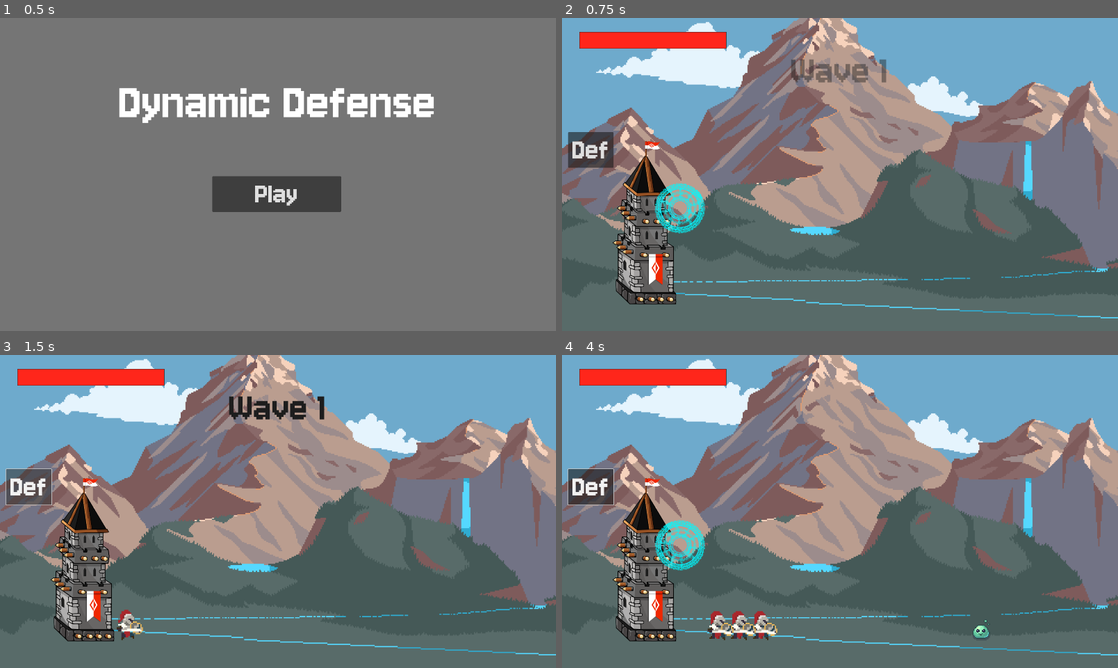
Above: before the commit, frames 1-4 (two rows, left to right).
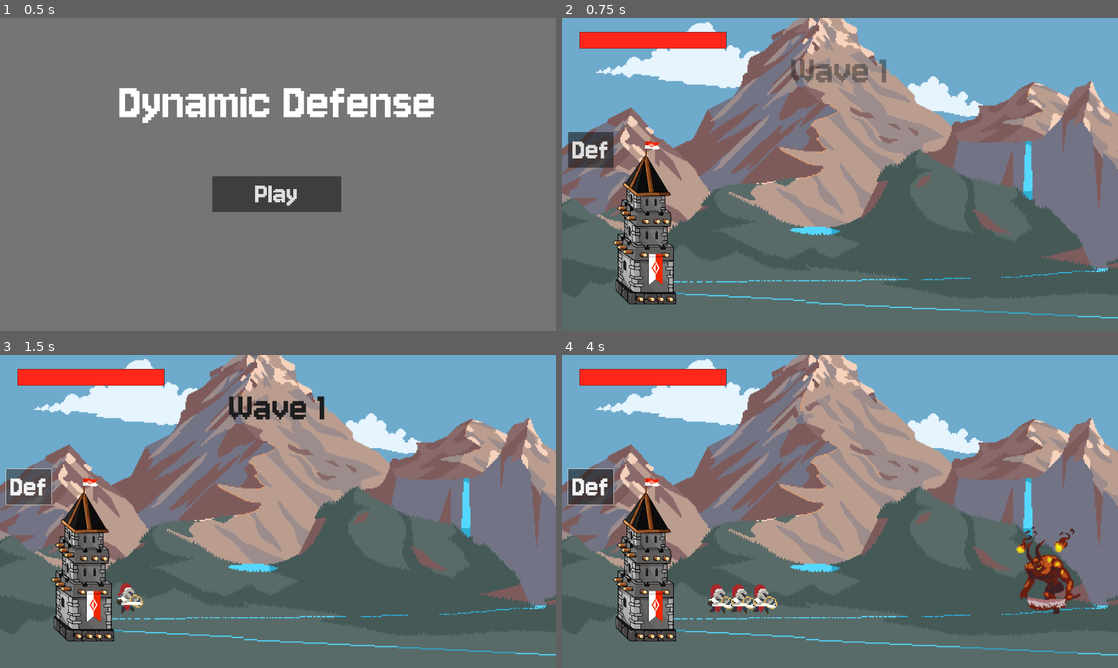
Above: after the commit, the same moments.

Repository: AlexandreBasei/dynamic_defense
Game: Godot game, scene res://scenes/main.tscn
Two runs of this game, one before a commit and one after it. Both use one fixed random seed, a clock stepped at 60 frames per second and the inputs below.
Inputs (mouse positions are in pixels of both pictures, inside the frame that each line leads up to):
- Up to frame 1 (0.5 s): no input
- Up to frame 2 (0.75 s): click "Play" at 0.5 s
- Up to frame 3 (1.5 s): click "Def" at 1.25 s
- Up to frame 4 (4 s): click "Def" at 2 s; click "Def" at 2.75 s; move the mouse to (962, 495) at 3.52 s; right-click (962, 495) at 3.6 s; click (962, 495) at 3.67 s

Frame 1 is identical in both runs. In frame 2, 0.9% of the frame differs, in the area x 16-26%, y 52-69%; in frame 3, 0.5%; in frame 4, 3.9%, in the area x 16-94%, y 52-92%.

Commit message:
Boss wave & wave rework

Diff:
--- a/project.godot
+++ b/project.godot
@@ -31,7 +31,8 @@
 
 parry={
 "deadzone": 0.2,
-"events": [Object(InputEventMouseButton,"resource_local_to_s …(202 unchanged characters)… ctor2(0, 0),"factor":1.0,"button_index":1,"canceled":false,"pressed":false,"double_click":false,"script":null)
+"events": [Object(InputEventMouseButton,"resource_local_to_s …(202 unchanged characters)… ctor2(0, 0),"factor":1.0,"button_index":2,"canceled":false,"pressed":false,"double_click":false,"script":null)
 , Object(InputEventJoypadButton,"resource_local_to_scene":false,"resource_name":"","device":-1,"button_index":0,"pressure":0.0,"pressed":false,"script":null)
+, Object(InputEventKey,"resource_local_to_scene":false,"resource_name":"","device":-1,"window_id":0,"alt_pressed":false,"shift_pressed":false,"ctrl_pressed":false,"meta_pressed":false,"pressed":false,"keycode":0,"physical_keycode":32,"key_label":0,"unicode":32,"location":0,"echo":false,"script":null)
 ]
 }
--- /dev/null
+++ b/scenes/bosses/boss.gd
@@ -0,0 +1,21 @@
+extends Mob
+
+# Called when the node enters the scene tree for the first time.
+func _ready() -> void:
+	pass # Replace with function body.
+
+func attack() :
+	$BossAnims.play("attack")
+
+# Called every frame. 'delta' is the elapsed time since the previous frame.
+func _process(delta: float) -> void:
+	super._process(delta)
+	if(!isBlocked):
+		$BossAnims.play("walk")
+
+func _on_boss_anims_animation_finished() -> void:
+	$BossAnims.play("idle")
+
+
+func _on_block_area_area_entered(area: Area2D) -> void:
+	super._on_area_2d_area_entered(area)
--- /dev/null
+++ b/scenes/bosses/boss_1.tscn
@@ -0,0 +1,304 @@
+[gd_scene load_steps=65 format=3 uid="uid://ceildqimfimkg"]
+
+[ext_resource type="Script" uid="uid://dndqp3qkthjvg" path="res://scenes/bosses/boss.gd" id="1_53s3b"]
+[ext_resource type="Texture2D" uid="uid://d1golnalem8tg" path="res://art/Bosses/boss_demon_slime_FREE_v1.0/individual sprites/03_demon_cleave/demon_cleave_1.png" id="2_58v12"]
+[ext_resource type="Texture2D" uid="uid://dmt228xpsk6du" path="res://art/Bosses/boss_demon_slime_FREE_v1.0/individual sprites/03_demon_cleave/demon_cleave_2.png" id="3_hy2ka"]
+[ext_resource type="Texture2D" uid="uid://dqwmie854d8cj" path="res://art/Bosses/boss_demon_slime_FREE_v1.0/individual sprites/03_demon_cleave/demon_cleave_3.png" id="4_d78o4"]
+[ext_resource type="Texture2D" uid="uid://eaqcu78umtl2" path="res://art/Bosses/boss_demon_slime_FREE_v1.0/individual sprites/03_demon_cleave/demon_cleave_4.png" id="5_r7ros"]
+[ext_resource type="Texture2D" uid="uid://csljk8dd5y4l2" path="res://art/Bosses/boss_demon_slime_FREE_v1.0/individual sprites/03_demon_cleave/demon_cleave_5.png" id="6_ffar7"]
+[ext_resource type="Texture2D" uid="uid://c8xsftbvytjr8" path="res://art/Bosses/boss_demon_slime_FREE_v1.0/individual sprites/03_demon_cleave/demon_cleave_6.png" id="7_05j7a"]
+[ext_resource type="Texture2D" uid="uid://1pewoqbbblas" path="res://art/Bosses/boss_demon_slime_FREE_v1.0/individual sprites/03_demon_cleave/demon_cleave_7.png" id="8_bwmtk"]
+[ext_resource type="Texture2D" uid="uid://dt2nrfftsg1fi" path="res://art/Bosses/boss_demon_slime_FREE_v1.0/individual sprites/03_demon_cleave/demon_cleave_8.png" id="9_ll1iu"]
+[ext_resource type="Texture2D" uid="uid://co8dpeux5gwoq" path="res://art/Bosses/boss_demon_slime_FREE_v1.0/individual sprites/03_demon_cleave/demon_cleave_9.png" id="10_rdkjp"]
+[ext_resource type="Texture2D" uid="uid://b5k5gj2ua2gqd" path="res://art/Bosses/boss_demon_slime_FREE_v1.0/individual sprites/03_demon_cleave/demon_cleave_10.png" id="11_atpns"]
+[ext_resource type="Texture2D" uid="uid://dufkx06pxxsu6" path="res://art/Bosses/boss_demon_slime_FREE_v1.0/individual sprites/03_demon_cleave/demon_cleave_11.png" id="12_5nd66"]
+[ext_resource type="Texture2D" uid="uid://55w2ov5s4ivq" path="res://art/Bosses/boss_demon_slime_FREE_v1.0/individual sprites/03_demon_cleave/demon_cleave_12.png" id="13_lw6bi"]
+[ext_resource type="Texture2D" uid="uid://c3gt5itgmur6j" path="res://art/Bosses/boss_demon_slime_FREE_v1.0/individual sprites/03_demon_cleave/demon_cleave_13.png" id="14_ovhyf"]
+[ext_resource type="Texture2D" uid="uid://c3plebbmddwcj" path="res://art/Bosses/boss_demon_slime_FREE_v1.0/individual sprites/03_demon_cleave/demon_cleave_14.png" id="15_h8erw"]
+[ext_resource type="Texture2D" uid="uid://djr401b7vec6n" path="res://art/Bosses/boss_demon_slime_FREE_v1.0/individual sprites/03_demon_cleave/demon_cleave_15.png" id="16_ru4fq"]
+[ext_resource type="Texture2D" uid="uid://4aupqaqcl3j7" path="res://art/Bosses/boss_demon_slime_FREE_v1.0/individual sprites/05_demon_death/demon_death_1.png" id="17_e0nqj"]
+[ext_resource type="Texture2D" uid="uid://bm6gcw1n6x6er" path="res://art/Bosses/boss_demon_slime_FREE_v1.0/individual sprites/05_demon_death/demon_death_2.png" id="18_g84v7"]
+[ext_resource type="Texture2D" uid="uid://cnmtk5lyljm3p" path="res://art/Bosses/boss_demon_slime_FREE_v1.0/individual sprites/05_demon_death/demon_death_3.png" id="19_pl4g7"]
+[ext_resource type="Texture2D" uid="uid://d0efvu5qabw2" path="res://art/Bosses/boss_demon_slime_FREE_v1.0/individual sprites/05_demon_death/demon_death_4.png" id="20_hkggp"]
+[ext_resource type="Texture2D" uid="uid://bnp5k5uyyy3ya" path="res://art/Bosses/boss_demon_slime_FREE_v1.0/individual sprites/05_demon_death/demon_death_5.png" id="21_5iiyf"]
+[ext_resource type="Texture2D" uid="uid://ddr7y0v2u4ef5" path="res://art/Bosses/boss_demon_slime_FREE_v1.0/individual sprites/05_demon_death/demon_death_6.png" id="22_yw8r7"]
+[ext_resource type="Texture2D" uid="uid://rrh3m10w374y" path="res://art/Bosses/boss_demon_slime_FREE_v1.0/individual sprites/05_demon_death/demon_death_7.png" id="23_x8uer"]
+[ext_resource type="Texture2D" uid="uid://cvdmm8sfpatcm" path="res://art/Bosses/boss_demon_slime_FREE_v1.0/individual sprites/05_demon_death/demon_death_8.png" id="24_gk7sk"]
+[ext_resource type="Texture2D" uid="uid://ctkr2040nhi3e" path="res://art/Bosses/boss_demon_slime_FREE_v1.0/individual sprites/05_demon_death/demon_death_9.png" id="25_7twyi"]
+[ext_resource type="Texture2D" uid="uid://b2gcu8w40wcox" path="res://art/Bosses/boss_demon_slime_FREE_v1.0/individual sprites/05_demon_death/demon_death_10.png" id="26_er4w3"]
+[ext_resource type="Texture2D" uid="uid://be35aqbqo0evl" path="res://art/Bosses/boss_demon_slime_FREE_v1.0/individual sprites/05_demon_death/demon_death_11.png" id="27_ali4o"]
+[ext_resource type="Texture2D" uid="uid://c8pl37lapqe2f" path="res://art/Bosses/boss_demon_slime_FREE_v1.0/individual sprites/05_demon_death/demon_death_12.png" id="28_xkxpn"]
+[ext_resource type="Texture2D" uid="uid://dgg8k53pxcwpf" path="res://art/Bosses/boss_demon_slime_FREE_v1.0/individual sprites/05_demon_death/demon_death_13.png" id="29_76djq"]
+[ext_resource type="Texture2D" uid="uid://bx5kjlb623fe5" path="res://art/Bosses/boss_demon_slime_FREE_v1.0/individual sprites/05_demon_death/demon_death_14.png" id="30_mor36"]
+[ext_resource type="Texture2D" uid="uid://cjxxhqnuiajgj" path="res://art/Bosses/boss_demon_slime_FREE_v1.0/individual sprites/05_demon_death/demon_death_15.png" id="31_f2l7o"]
+[ext_resource type="Texture2D" uid="uid://v5t7dg4h0ldd" path="res://art/Bosses/boss_demon_slime_FREE_v1.0/individual sprites/05_demon_death/demon_death_16.png" id="32_66fqj"]
+[ext_resource type="Texture2D" uid="uid://dk0v2q452xxcu" path="res://art/Bosses/boss_demon_slime_FREE_v1.0/individual sprites/05_demon_death/demon_death_17.png" id="33_7dyyv"]
+[ext_resource type="Texture2D" uid="uid://cn0qtmkhiicxx" path="res://art/Bosses/boss_demon_slime_FREE_v1.0/individual sprites/05_demon_death/demon_death_18.png" id="34_j8364"]
+[ext_resource type="Texture2D" uid="uid://24ohhbn4xv1b" path="res://art/Bosses/boss_demon_slime_FREE_v1.0/individual sprites/05_demon_death/demon_death_19.png" id="35_u2g6k"]
+[ext_resource type="Texture2D" uid="uid://fthppo5tpajn" path="res://art/Bosses/boss_demon_slime_FREE_v1.0/individual sprites/05_demon_death/demon_death_20.png" id="36_sqm7g"]
+[ext_resource type="Texture2D" uid="uid://cbmh0k0pcmugg" path="res://art/Bosses/boss_demon_slime_FREE_v1.0/individual sprites/05_demon_death/demon_death_21.png" id="37_qt3fa"]
+[ext_resource type="Texture2D" uid="uid://buxxy41kyoykf" path="res://art/Bosses/boss_demon_slime_FREE_v1.0/individual sprites/05_demon_death/demon_death_22.png" id="38_sx86s"]
+[ext_resource type="Texture2D" uid="uid://bki2cpm2lhi0n" path="res://art/Bosses/boss_demon_slime_FREE_v1.0/individual sprites/01_demon_idle/demon_idle_1.png" id="39_t4h3q"]
+[ext_resource type="Texture2D" uid="uid://c0t7et5v3sml8" path="res://art/Bosses/boss_demon_slime_FREE_v1.0/individual sprites/01_demon_idle/demon_idle_2.png" id="40_5ia5t"]
+[ext_resource type="Texture2D" uid="uid://ct7mmqaitrybn" path="res://art/Bosses/boss_demon_slime_FREE_v1.0/individual sprites/01_demon_idle/demon_idle_3.png" id="41_tgsav"]
+[ext_resource type="Texture2D" uid="uid://cn5jddeha2ibu" path="res://art/Bosses/boss_demon_slime_FREE_v1.0/individual sprites/01_demon_idle/demon_idle_4.png" id="42_5qm7f"]
+[ext_resource type="Texture2D" uid="uid://fltu2i5xx842" path="res://art/Bosses/boss_demon_slime_FREE_v1.0/individual sprites/01_demon_idle/demon_idle_5.png" id="43_5tpdr"]
+[ext_resource type="Texture2D" uid="uid://d0dylb7jywqsw" path="res://art/Bosses/boss_demon_slime_FREE_v1.0/individual sprites/01_demon_idle/demon_idle_6.png" id="44_7sg31"]
+[ext_resource type="Texture2D" uid="uid://bacumlbyvsn51" path="res://art/Bosses/boss_demon_slime_FREE_v1.0/individual sprites/04_demon_take_hit/demon_take_hit_1.png" id="45_iv484"]
+[ext_resource type="Texture2D" uid="uid://bt1ghvm1rdoq8" path="res://art/Bosses/boss_demon_slime_FREE_v1.0/individual sprites/04_demon_take_hit/demon_take_hit_2.png" id="46_fyppv"]
+[ext_resource type="Texture2D" uid="uid://i4ox68iktvrn" path="res://art/Bosses/boss_demon_slime_FREE_v1.0/individual sprites/04_demon_take_hit/demon_take_hit_3.png" id="47_agt5h"]
+[ext_resource type="Texture2D" uid="uid://34frn48nhndj" path="res://art/Bosses/boss_demon_slime_FREE_v1.0/individual sprites/04_demon_take_hit/demon_take_hit_4.png" id="48_g1i41"]
+[ext_resource type="Texture2D" uid="uid://becfgj1n8tnpb" path="res://art/Bosses/boss_demon_slime_FREE_v1.0/individual sprites/04_demon_take_hit/demon_take_hit_5.png" id="49_26ngx"]
+[ext_resource type="Texture2D" uid="uid://xlkxukp3de85" path="res://art/Bosses/boss_demon_slime_FREE_v1.0/individual sprites/02_demon_walk/demon_walk_1.png" id="50_1umqx"]
+[ext_resource type="Texture2D" uid="uid://dtwdbugeikqbq" path="res://art/Bosses/boss_demon_slime_FREE_v1.0/individual sprites/02_demon_walk/demon_walk_2.png" id="51_6070n"]
+[ext_resource type="Texture2D" uid="uid://03mpswmq6f7a" path="res://art/Bosses/boss_demon_slime_FREE_v1.0/individual sprites/02_demon_walk/demon_walk_3.png" id="52_cb744"]
+[ext_resource type="Texture2D" uid="uid://cx2q1ivb0dioc" path="res://art/Bosses/boss_demon_slime_FREE_v1.0/individual sprites/02_demon_walk/demon_walk_4.png" id="53_nhkks"]
+[ext_resource type="Texture2D" uid="uid://drh2wsdr262a2" path="res://art/Bosses/boss_demon_slime_FREE_v1.0/individual sprites/02_demon_walk/demon_walk_5.png" id="54_eyexv"]
+[ext_resource type="Texture2D" uid="uid://5884jylosqn7" path="res://art/Bosses/boss_demon_slime_FREE_v1.0/individual sprites/02_demon_walk/demon_walk_6.png" id="55_f2ipc"]
+[ext_resource type="Texture2D" uid="uid://b6u7ftmm54tp3" path="res://art/Bosses/boss_demon_slime_FREE_v1.0/individual sprites/02_demon_walk/demon_walk_7.png" id="56_s16cx"]
+[ext_resource type="Texture2D" uid="uid://beng44qfrqieg" path="res://art/Bosses/boss_demon_slime_FREE_v1.0/individual sprites/02_demon_walk/demon_walk_8.png" id="57_0k815"]
+[ext_resource type="Texture2D" uid="uid://chxub8w6yde8f" path="res://art/Bosses/boss_demon_slime_FREE_v1.0/individual sprites/02_demon_walk/demon_walk_9.png" id="58_tey6o"]
+[ext_resource type="Texture2D" uid="uid://b4uj7jq5jp6xo" path="res://art/Bosses/boss_demon_slime_FREE_v1.0/individual sprites/02_demon_walk/demon_walk_10.png" id="59_bf4ow"]
+[ext_resource type="Texture2D" uid="uid://ccbc7bxhrchdi" path="res://art/Bosses/boss_demon_slime_FREE_v1.0/individual sprites/02_demon_walk/demon_walk_11.png" id="60_mlmbu"]
+[ext_resource type="Texture2D" uid="uid://cylw6m1fcawjh" path="res://art/Bosses/boss_demon_slime_FREE_v1.0/individual sprites/02_demon_walk/demon_walk_12.png" id="61_hh4c3"]
+
+[sub_resource type="SpriteFrames" id="SpriteFrames_f2l1m"]
+animations = [{
+"frames": [{
+"duration": 1.0,
+"texture": ExtResource("2_58v12")
+}, {
+"duration": 1.0,
+"texture": ExtResource("3_hy2ka")
+}, {
+"duration": 1.0,
+"texture": ExtResource("4_d78o4")
+}, {
+"duration": 1.0,
+"texture": ExtResource("5_r7ros")
+}, {
+"duration": 1.0,
+"texture": ExtResource("6_ffar7")
+}, {
+"duration": 1.0,
+"texture": ExtResource("7_05j7a")
+}, {
+"duration": 1.0,
+"texture": ExtResource("8_bwmtk")
+}, {
+"duration": 1.0,
+"texture": ExtResource("9_ll1iu")
+}, {
+"duration": 1.0,
+"texture": ExtResource("10_rdkjp")
+}, {
+"duration": 1.0,
+"texture": ExtResource("11_atpns")
+}, {
+"duration": 1.0,
+"texture": ExtResource("12_5nd66")
+}, {
+"duration": 1.0,
+"texture": ExtResource("13_lw6bi")
+}, {
+"duration": 1.0,
+"texture": ExtResource("14_ovhyf")
+}, {
+"duration": 1.0,
+"texture": ExtResource("15_h8erw")
+}, {
+"duration": 1.0,
+"texture": ExtResource("16_ru4fq")
+}],
+"loop": false,
+"name": &"attack",
+"speed": 10.0
+}, {
+"frames": [{
+"duration": 1.0,
+"texture": ExtResource("17_e0nqj")
+}, {
+"duration": 1.0,
+"texture": ExtResource("18_g84v7")
+}, {
+"duration": 1.0,
+"texture": ExtResource("19_pl4g7")
+}, {
+"duration": 1.0,
+"texture": ExtResource("20_hkggp")
+}, {
+"duration": 1.0,
+"texture": ExtResource("21_5iiyf")
+}, {
+"duration": 1.0,
+"texture": ExtResource("22_yw8r7")
+}, {
+"duration": 1.0,
+"texture": ExtResource("23_x8uer")
+}, {
+"duration": 1.0,
+"texture": ExtResource("24_gk7sk")
+}, {
+"duration": 1.0,
+"texture": ExtResource("25_7twyi")
+}, {
+"duration": 1.0,
+"texture": ExtResource("26_er4w3")
+}, {
+"duration": 1.0,
+"texture": ExtResource("27_ali4o")
+}, {
+"duration": 1.0,
+"texture": ExtResource("28_xkxpn")
+}, {
+"duration": 1.0,
+"texture": ExtResource("29_76djq")
+}, {
+"duration": 1.0,
+"texture": ExtResource("30_mor36")
+}, {
+"duration": 1.0,
+"texture": ExtResource("31_f2l7o")
+}, {
+"duration": 1.0,
+"texture": ExtResource("32_66fqj")
+}, {
+"duration": 1.0,
+"texture": ExtResource("33_7dyyv")
+}, {
+"duration": 1.0,
+"texture": ExtResource("34_j8364")
+}, {
+"duration": 1.0,
+"texture": ExtResource("35_u2g6k")
+}, {
+"duration": 1.0,
+"texture": ExtResource("36_sqm7g")
+}, {
+"duration": 1.0,
+"texture": ExtResource("37_qt3fa")
+}, {
+"duration": 1.0,
+"texture": ExtResource("38_sx86s")
+}],
+"loop": false,
+"name": &"death",
+"speed": 10.0
+}, {
+"frames": [{
+"duration": 1.0,
+"texture": ExtResource("39_t4h3q")
+}, {
+"duration": 1.0,
+"texture": ExtResource("40_5ia5t")
+}, {
+"duration": 1.0,
+"texture": ExtResource("41_tgsav")
+}, {
+"duration": 1.0,
+"texture": ExtResource("42_5qm7f")
+}, {
+"duration": 1.0,
+"texture": ExtResource("43_5tpdr")
+}, {
+"duration": 1.0,
+"texture": ExtResource("44_7sg31")
+}],
+"loop": true,
+"name": &"idle",
+"speed": 5.0
+}, {
+"frames": [{
+"duration": 1.0,
+"texture": ExtResource("45_iv484")
+}, {
+"duration": 1.0,
+"texture": ExtResource("46_fyppv")
+}, {
+"duration": 1.0,
+"texture": ExtResource("47_agt5h")
+}, {
+"duration": 1.0,
+"texture": ExtResource("48_g1i41")
+}, {
+"duration": 1.0,
+"texture": ExtResource("49_26ngx")
+}],
+"loop": false,
+"name": &"take_hit",
+"speed": 10.0
+}, {
+"frames": [{
+"duration": 1.0,
+"texture": ExtResource("50_1umqx")
+}, {
+"duration": 1.0,
+"texture": ExtResource("51_6070n")
+}, {
+"duration": 1.0,
+"texture": ExtResource("52_cb744")
+}, {
+"duration": 1.0,
+"texture": ExtResource("53_nhkks")
+}, {
+"duration": 1.0,
+"texture": ExtResource("54_eyexv")
+}, {
+"duration": 1.0,
+"texture": ExtResource("55_f2ipc")
+}, {
+"duration": 1.0,
+"texture": ExtResource("56_s16cx")
+}, {
+"duration": 1.0,
+"texture": ExtResource("57_0k815")
+}, {
+"duration": 1.0,
+"texture": ExtResource("58_tey6o")
+}, {
+"duration": 1.0,
+"texture": ExtResource("59_bf4ow")
+}, {
+"duration": 1.0,
+"texture": ExtResource("60_mlmbu")
+}, {
+"duration": 1.0,
+"texture": ExtResource("61_hh4c3")
+}],
+"loop": true,
+"name": &"walk",
+"speed": 10.0
+}]
+
+[sub_resource type="RectangleShape2D" id="RectangleShape2D_58v12"]
+size = Vector2(250, 315.5)
+
+[sub_resource type="RectangleShape2D" id="RectangleShape2D_hy2ka"]
+size = Vector2(93, 85)
+
+[node name="Boss1" type="Area2D" groups=["mobs"]]
+script = ExtResource("1_53s3b")
+maxHP = 50
+damages = 50
+speed = 50
+
+[node name="BossAnims" type="AnimatedSprite2D" parent="."]
+position = Vector2(0, -237)
+scale = Vector2(3, 3)
+sprite_frames = SubResource("SpriteFrames_f2l1m")
+animation = &"attack"
+
+[node name="AttackCooldown" type="Timer" parent="."]
+
+[node name="CollisionShape2D" type="CollisionShape2D" parent="."]
+position = Vector2(4, -158.25)
+shape = SubResource("RectangleShape2D_58v12")
+
+[node name="BlockArea" type="Area2D" parent="."]
+
+[node name="CollisionShape2D" type="CollisionShape2D" parent="BlockArea"]
+position = Vector2(-167.5, -42.5)
+shape = SubResource("RectangleShape2D_hy2ka")
+
+[connection signal="animation_finished" from="BossAnims" to="." method="_on_boss_anims_animation_finished"]
+[connection signal="area_entered" from="BlockArea" to="." method="_on_block_area_area_entered"]
--- a/scenes/main.tscn
+++ b/scenes/main.tscn
@@ -41,7 +41,7 @@
 script = ExtResource("6_tefeu")
 
 [node name="WaveHandler" parent="." instance=ExtResource("6_o6xl0")]
-position = Vector2(1254, 290)
+position = Vector2(1280, 228)
 
 [node name="CardManager" type="Control" parent="."]
 visible = false
@@ -86,7 +86,7 @@
 metadata/_custom_type_script = "uid://6ams8uvg43gu"
 
 [node name="UnitSpawnPoint" type="Marker2D" parent="."]
-position = Vector2(16, 320)
+position = Vector2(16, 228)
 
 [connection signal="game_over" from="Tower" to="." method="_on_base_game_over"]
 [connection signal="hit" from="Tower" to="." method="_on_base_hit"]
--- a/scenes/mobs/mobs.gd
+++ b/scenes/mobs/mobs.gd
@@ -1,4 +1,6 @@
 extends Area2D
+
+class_name Mob
 
 signal hit
 
--- a/scenes/tower/tower.gd
+++ b/scenes/tower/tower.gd
@@ -31,7 +31,10 @@
 		$ShieldFX.visible = true
 	if($ShieldFX.visible == true):
 		$ShieldFX.rotation += delta * TAU
-		#$ShieldFX.scale = Vector2(cos($ShieldFX.rotation), sin($ShieldFX.rotation))
+		## TODO : change scale depending on rotation
+		#var c = cos($ShieldFX.rotation)
+		#var s = sin($ShieldFX.rotation)
+		#$ShieldFX.scale = Vector2(c-s, s+c)
 
 func take_damage(dmg: int) -> void:
 	current_HP -= dmg
--- /dev/null
+++ b/scenes/wave.gd
@@ -0,0 +1,6 @@
+extends Resource
+
+class_name Wave
+
+@export var mobs : Dictionary[PackedScene, float]
+@export var enemyCount : int
--- /dev/null
+++ b/scenes/wave.tscn
@@ -0,0 +1,6 @@
+[gd_scene load_steps=2 format=3 uid="uid://o87feme3elqh"]
+
+[ext_resource type="Script" uid="uid://b3js5rwckpsak" path="res://scenes/wave.gd" id="1_y5ysc"]
+
+[node name="Wave" type="Node2D"]
+script = ExtResource("1_y5ysc")
--- a/scenes/wave_handler.gd
+++ b/scenes/wave_handler.gd
@@ -3,7 +3,7 @@
 signal wave_change
 signal win
 
-@export var waves : Array[Node2D]
+@export var waves : Array[Wave]
 @export var flyingSpawnPointOffset:int = -50
 
 var nbWaves: int
@@ -20,28 +20,26 @@
 
 func checkWave():
 	if currentWave < nbWaves:
-		var wave:Node2D = waves[currentWave]
-		if nbEnemiesSpawned == wave.nbEnemiesInWave and currentWave != nbWaves - 1:
+		var wave:Wave = waves[currentWave]
+		if nbEnemiesSpawned == wave.enemyCount and currentWave != nbWaves - 1:
 			currentWave += 1
 			nbEnemiesSpawned = 0
 			$MobSpawnTimer.stop()
 			$WaveTimer.start()
 			await get_tree().create_timer(3).timeout
 			wave_change.emit()
-		elif nbEnemiesSpawned == wave.nbEnemiesInWave and currentWave == nbWaves - 1:
+		elif nbEnemiesSpawned == wave.enemyCount and currentWave == nbWaves - 1:
 			$MobSpawnTimer.stop()
 			nbEnemiesSpawned = 0
 			win.emit()
 
 func _on_mob_spawn_timer_timeout() -> void:
 	if currentWave < nbWaves:
-		var wave: Node2D = waves[currentWave]
-		var mobs = wave.mobs
-		var rates = wave.spawnRate
+		var wave:Wave = waves[currentWave]
 
 		# Calcule la somme totale des poids
 		var total_weight = 0.0
-		for r in rates:
+		for r in wave.mobs.values():
 			total_weight += r
 
 		# Tire un nombre aléatoire entre 0 et total_weight
@@ -49,17 +47,17 @@
 
 		# Trouve quel mob correspond à ce tirage
 		var cumulative = 0.0
-		var chosen_index = 0
-		for i in range(mobs.size()):
-			cumulative += rates[i]
-			if pick <= cumulative:
-				chosen_index = i
+		var chosen_mob = null
+
+		for mob in wave.mobs :
+			cumulative += wave.mobs[mob]
+			if(pick <= cumulative):
+				chosen_mob = mob.instantiate()
 				break
 
 		# Instancie le mob choisi
-		var mob = mobs[chosen_index].instantiate()
-		mob.position = $MobSpawnLocation.position if mob.isFlying == false else $FlyingSpawnLocation.position
-		add_sibling(mob)
+		chosen_mob.position = $MobSpawnLocation.position if !chosen_mob.isFlying else $FlyingSpawnLocation.position
+		add_sibling(chosen_mob)
 		nbEnemiesSpawned += 1
 	checkWave()
 
--- a/scenes/wave_handler.tscn
+++ b/scenes/wave_handler.tscn
@@ -1,14 +1,54 @@
-[gd_scene load_steps=6 format=3 uid="uid://b8ocqfk1bqk7v"]
+[gd_scene load_steps=13 format=3 uid="uid://b8ocqfk1bqk7v"]
 
 [ext_resource type="Script" uid="uid://cnmydu7ltifce" path="res://scenes/wave_handler.gd" id="1_7bjdl"]
+[ext_resource type="Script" uid="uid://b3js5rwckpsak" path="res://scenes/wave.gd" id="2_lo4by"]
 [ext_resource type="PackedScene" uid="uid://b4mkl6u0vblie" path="res://scenes/mobs/slime_1.tscn" id="2_un3x2"]
 [ext_resource type="Script" uid="uid://bogullf6pum4i" path="res://scenes/wave_1.gd" id="3_tx3c4"]
 [ext_resource type="PackedScene" uid="uid://bm585jy0sxsa4" path="res://scenes/mobs/slime_2.tscn" id="4_wgev1"]
 [ext_resource type="PackedScene" uid="uid://b7yff3yrt6u03" path="res://scenes/mobs/demon.tscn" id="5_ttnx0"]
+[ext_resource type="PackedScene" uid="uid://ceildqimfimkg" path="res://scenes/bosses/boss_1.tscn" id="6_7pokj"]
 
-[node name="WaveHandler" type="Node2D" node_paths=PackedStringArray("waves")]
+[sub_resource type="CanvasItemMaterial" id="CanvasItemMaterial_7pokj"]
+
+[sub_resource type="Resource" id="Resource_vo4dl"]
+script = ExtResource("2_lo4by")
+mobs = Dictionary[PackedScene, float]({
+ExtResource("6_7pokj"): 100.0
+})
+enemyCount = 1
+metadata/_custom_type_script = "uid://b3js5rwckpsak"
+
+[sub_resource type="Resource" id="Resource_pr7b1"]
+script = ExtResource("2_lo4by")
+mobs = Dictionary[PackedScene, float]({
+ExtResource("2_un3x2"): 100.0
+})
+enemyCount = 2
+metadata/_custom_type_script = "uid://b3js5rwckpsak"
+
+[sub_resource type="Resource" id="Resource_lo4by"]
+script = ExtResource("2_lo4by")
+mobs = Dictionary[PackedScene, float]({
+ExtResource("2_un3x2"): 80.0,
+ExtResource("4_wgev1"): 20.0
+})
+enemyCount = 4
+metadata/_custom_type_script = "uid://b3js5rwckpsak"
+
+[sub_resource type="Resource" id="Resource_mo0v0"]
+script = ExtResource("2_lo4by")
+mobs = Dictionary[PackedScene, float]({
+ExtResource("2_un3x2"): 50.0,
+ExtResource("4_wgev1"): 50.0,
+ExtResource("5_ttnx0"): 70.0
+})
+enemyCount = 6
+metadata/_custom_type_script = "uid://b3js5rwckpsak"
+
+[node name="WaveHandler" type="Node2D"]
+material = SubResource("CanvasItemMaterial_7pokj")
 script = ExtResource("1_7bjdl")
-waves = [NodePath("Wave1"), NodePath("Wave2"), NodePath("Wave3")]
+waves = Array[ExtResource("2_lo4by")]([SubResource("Resource_vo4dl"), SubResource("Resource_pr7b1"), SubResource("Resource_lo4by"), SubResource("Resource_mo0v0")])
 flyingSpawnPointOffset = -300
 metadata/_edit_group_ = true
 
@@ -41,5 +81,11 @@
 mobs = Array[PackedScene]([ExtResource("2_un3x2"), ExtResource("4_wgev1"), ExtResource("5_ttnx0")])
 spawnRate = Array[float]([50.0, 50.0, 70.0])
 
+[node name="Wave4" type="Node2D" parent="."]
+script = ExtResource("3_tx3c4")
+nbEnemiesInWave = 1
+mobs = Array[PackedScene]([ExtResource("6_7pokj")])
+spawnRate = Array[float]([100.0])
+
 [connection signal="timeout" from="MobSpawnTimer" to="." method="_on_mob_spawn_timer_timeout"]
 [connection signal="timeout" from="WaveTimer" to="." method="_on_wave_timer_timeout"]
Binary file added: art/Bosses/boss_demon_slime_FREE_v1.0/aseprite/demon_slime_FREE_v1.0.aseprite
Binary file added: art/Bosses/boss_demon_slime_FREE_v1.0/gifs/01_d_idle.gif
Binary file added: art/Bosses/boss_demon_slime_FREE_v1.0/gifs/02_d_walk.gif
Binary file added: art/Bosses/boss_demon_slime_FREE_v1.0/gifs/03_d_cleave.gif
Binary file added: art/Bosses/boss_demon_slime_FREE_v1.0/gifs/04_d_take_hit.gif
Binary file added: art/Bosses/boss_demon_slime_FREE_v1.0/gifs/05_d_death.gif
Binary file added: art/Bosses/boss_demon_slime_FREE_v1.0/individual sprites/01_demon_idle/demon_idle_1.png
Not shown, added: art/Bosses/boss_demon_slime_FREE_v1.0/individual sprites/01_demon_idle/demon_idle_1.png.import
Binary file added: art/Bosses/boss_demon_slime_FREE_v1.0/individual sprites/01_demon_idle/demon_idle_2.png
Not shown, added: art/Bosses/boss_demon_slime_FREE_v1.0/individual sprites/01_demon_idle/demon_idle_2.png.import
Binary file added: art/Bosses/boss_demon_slime_FREE_v1.0/individual sprites/01_demon_idle/demon_idle_3.png
Not shown, added: art/Bosses/boss_demon_slime_FREE_v1.0/individual sprites/01_demon_idle/demon_idle_3.png.import
(and 139 more such lines)
